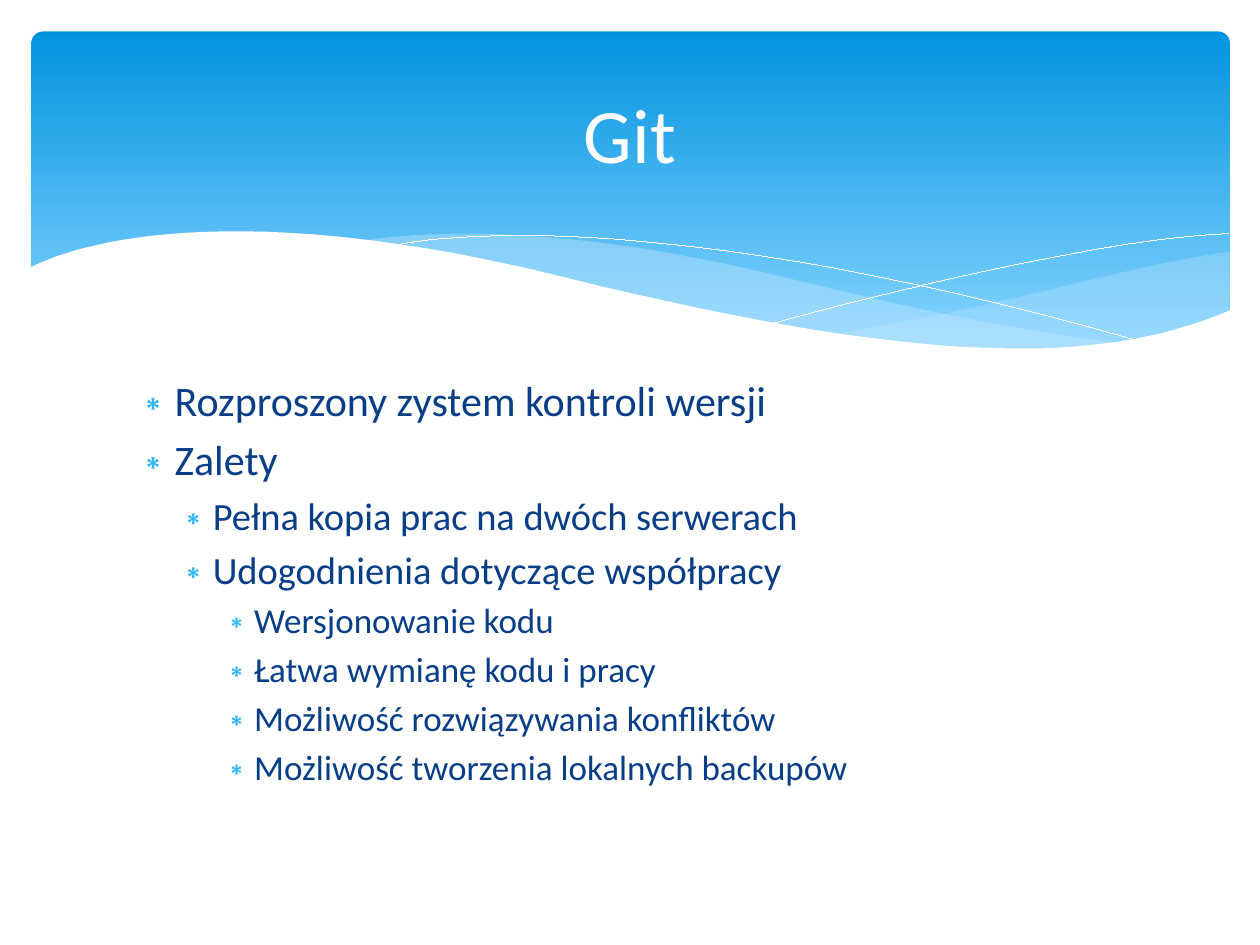
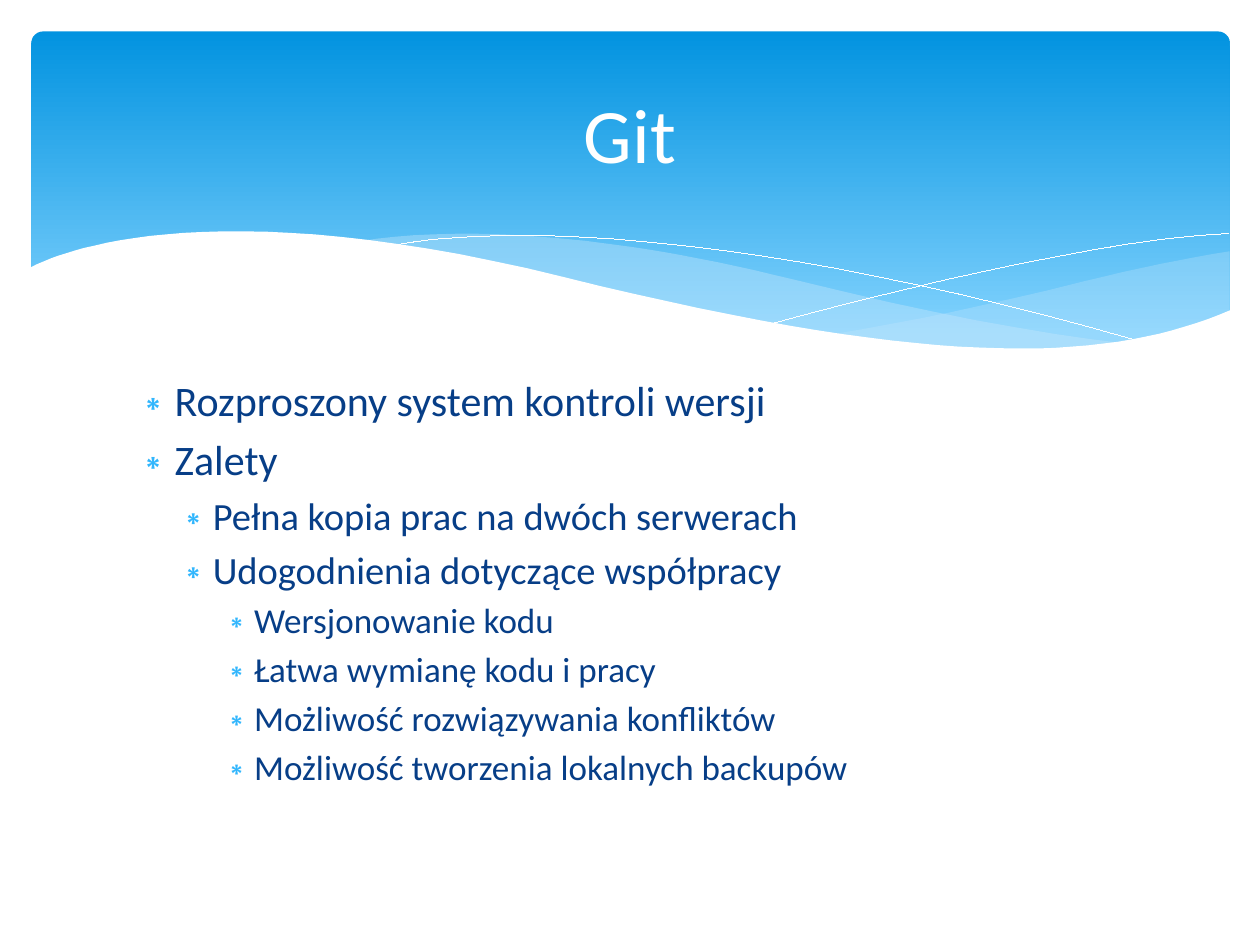
Before and after one commit to psla/Nomad, a slide deck: slide 21 of DiplomaSeminar/Presentation/Nomad.pptx. Drawn at 1260x945 pixels with LibreOffice and Linux fonts; fonts in the diff are those of the drawing. Boxes give left, top, right and bottom in pixels: in the first picture for what was removed or moved away, otherwise in the second. Text is boxed around its words. In the diff, an @@ line names an element or a change of style, - is before the commit and + after.

```diff
--- a/DiplomaSeminar/Presentation/Nomad.pptx
+++ b/DiplomaSeminar/Presentation/Nomad.pptx
@@ text at (175,386,766,424): text changed @@
-∗ Rozproszony zystem kontroli wersji
+∗ Rozproszony system kontroli wersji
```
Also in this commit, not shown: 3 other slides changed, 2 other files.
